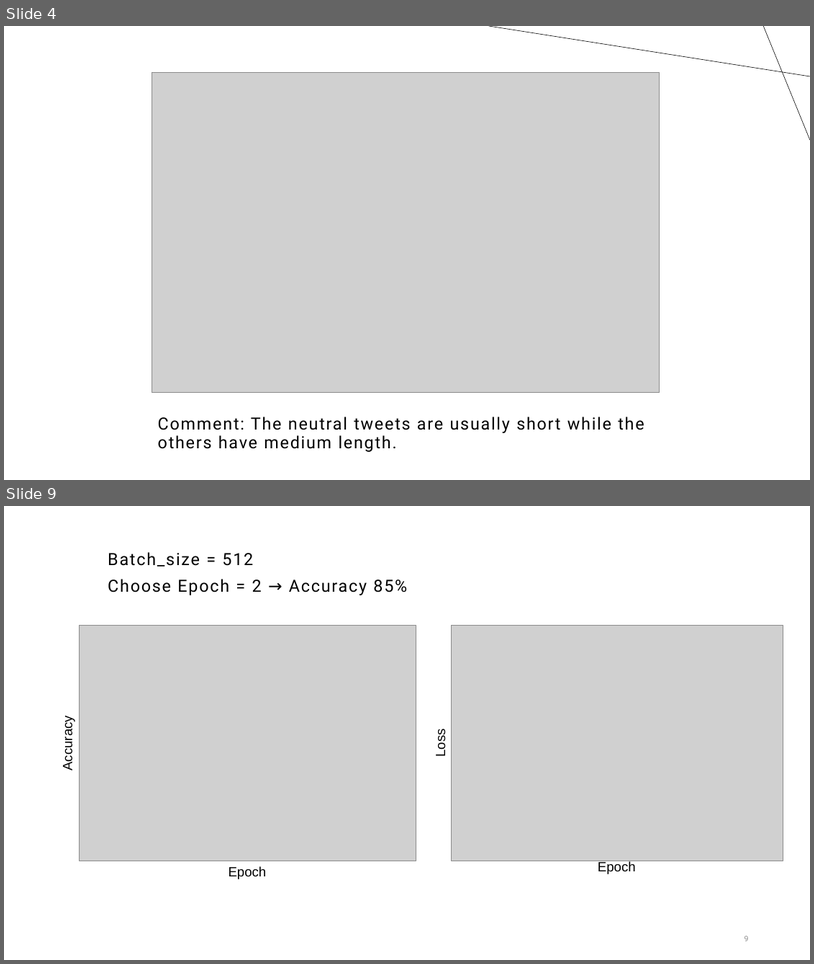
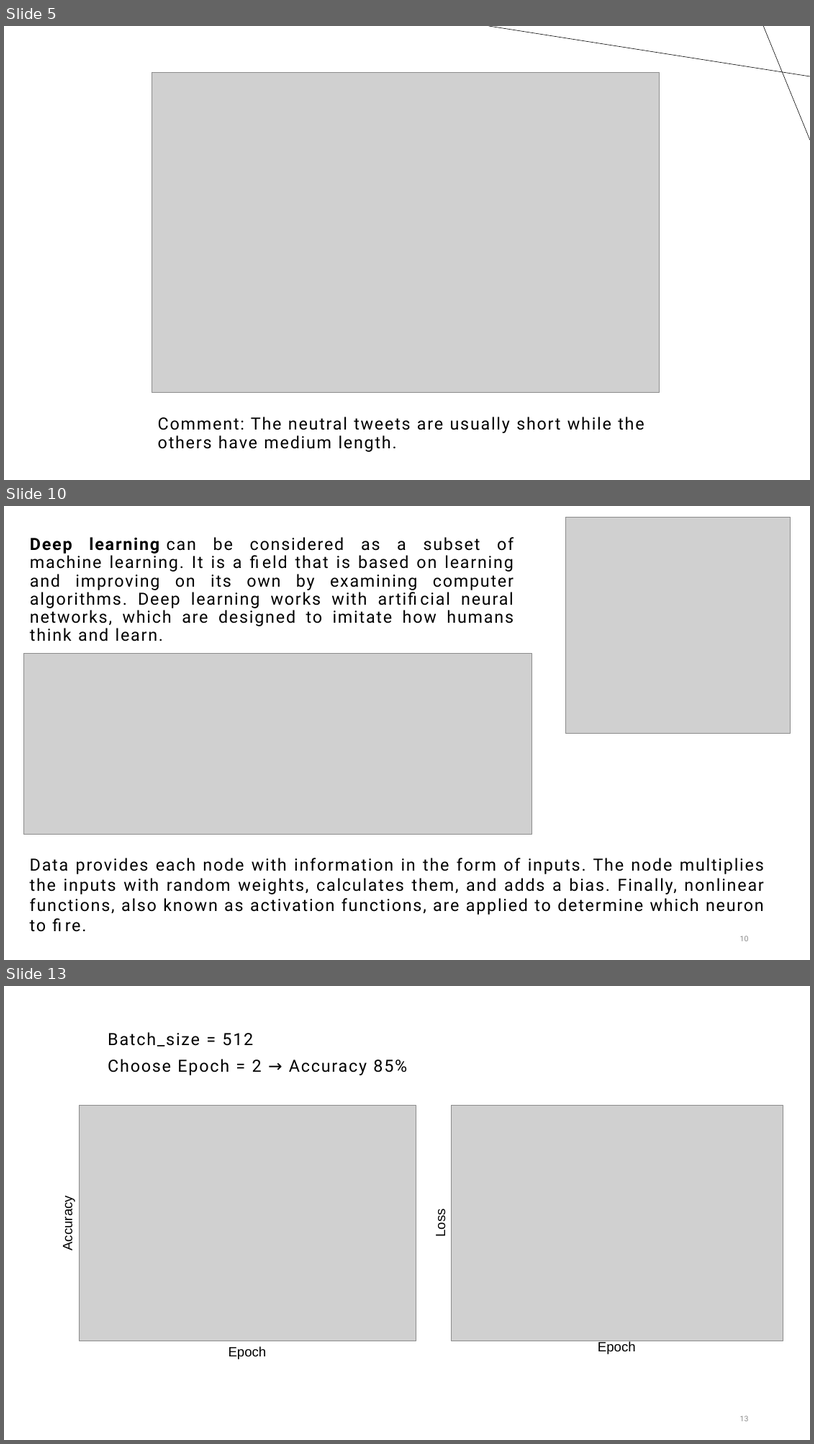
Before and after one commit to ngannk92/tweet_sentiment, a slide deck: tweet sentiment.pptx. Shown one above the other, each under a label of ours: slides 4 and 9 before the commit, slides 5, 10 and 13 after it; the slides between them are not shown. The pictures are 814x964 and 814x1444 pixels, drawn with LibreOffice and Linux fonts; fonts in the diff are those of the drawing; grey boxes stand for pictures. Boxes give left, top, right and bottom in pixels: in the first picture for what was removed or moved away, otherwise in the second. Text is boxed around its words. In the diff, an @@ line names an element or a change of style, - is before the commit and + after.

```diff
--- a/tweet sentiment.pptx
+++ b/tweet sentiment.pptx
@@ slide 10 added at <box>4,506,810,960</box>, background #FFFFFF @@
@@ picture added at <box>566,517,791,733</box> @@
@@ text added at <box>30,537,514,641</box>, 20 pt, text #000000 @@
+Deep learning can be considered as a subset of machine learning. It is a field that is based on learning and improving on its own by examining computer algorithms. Deep learning works with artificial neural networks, which are designed to imitate how humans think and learn.
@@ picture added at <box>24,654,532,834</box> @@
@@ text added at <box>30,857,764,932</box>, 20 pt, text #000000 @@
+Data provides each node with information in the form of inputs. The node multiplies the inputs with random weights, calculates them, and adds a bias. Finally, nonlinear functions, also known as activation functions, are applied to determine which neuron to fire.
@@ page number added at <box>741,935,749,941</box>, 9 pt, text #8C8C8C @@
+10
@@ what was slide 4 is now slide 5 @@
@@ what was slide 9 is now slide 13 @@
@@ page number at <box>741,1415,749,1421</box>: text changed @@
-9
+13
```
Also in this commit, not shown: 7 slides changed, 3 other slides added.
